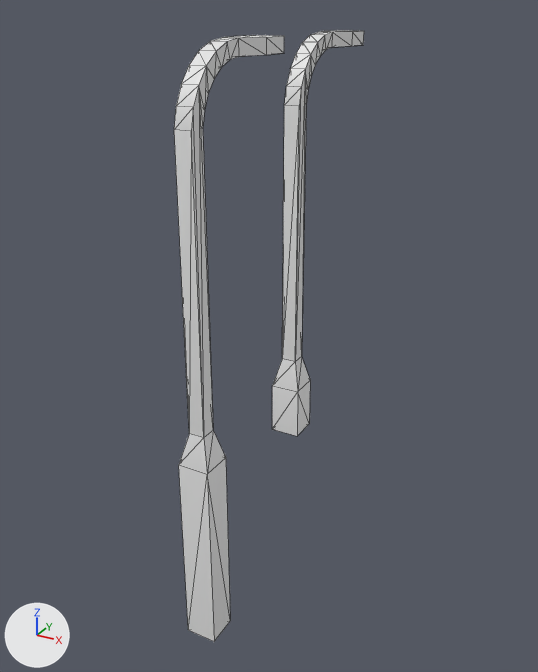
A saved change to the glTF model assets/models/streetlight.glb.
The view is the same before and after, from a camera (50 mm lens) standing at (3.47, -5.0, 2.26) and looking at (-0.06, 1.43, -0.95). Arrows for +X, +Y and +Z are at lower left; the lights stay in place. The older version comes first. Mesh edges are drawn as thin lines. Vertices at exactly the same position are counted once.

The older version as bpy lines, for what is in view:
```python
me_light_curved = bpy.data.meshes.new('light-curved')
me_light_curved.from_pydata(...)  # 48 vertices, 92 faces; spans x -0.16..0.16, y -0.16..1.3, z -2.27..2.05
me_light_curved_001 = bpy.data.meshes.new('light-curved.001')
me_light_curved_001.from_pydata(...)  # 48 vertices, 92 faces; spans x -0.16..0.16, y -0.16..1.3, z -3.75..2.05
# before: 40 (-0.16, 0.16, -3.75), 42 (-0.16, -0.16, -3.75) at pixel (188, 629), 45 (0.16, 0.16, -3.75) at pixel (230, 620), 47 (0.16, -0.16, -3.75) at pixel (214, 641)
ob_streetlightdynamic = bpy.data.objects.new('streetlightDynamic', me_light_curved)
ob_streetlightdynamic.location = (0.0, 1.86, 0.0)
ob_streetlightstatic = bpy.data.objects.new('streetlightStatic', me_light_curved_001)
ob_streetlightstatic.location = (0.0, 0.0, 0.0)
```
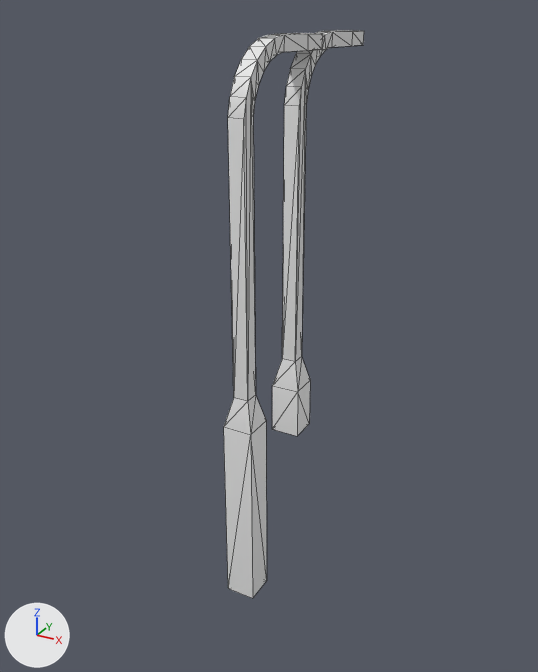
What the commit changed:
me_light_curved_001 is used by ob_streetlightstatic; location (0.0, 0.0, 0.0).
me_light_curved_001 had 48 vertices, 92 faces and spanned x -0.16..0.16, y -0.16..1.3, z -3.75..2.05.
me_light_curved_001 now has 48 vertices, 92 faces and spans x -0.16..0.16, y -0.16..1.3, z -3.83..2.05.
Part 1, on me_light_curved_001:
Vertices 40, 42, 45, 47 of me_light_curved_001 move by (0.0, 0.0, -0.08).
Object 'streetlightStatic' (ob_streetlightstatic) moves from (0.0, 0.0, 0.0) to (0.0, 0.8, 0.0).

Location of each change, [x1, y1, x2, y2] in pixels of the pictures (538 x 672 px; the box of a moved part takes in the faces that stretch with it):
'streetlightStatic', reshaped, moved (10% narrower, 7% shorter)
    before: [174, 35, 284, 641]
    after: [224, 33, 323, 598]
part 1 of me_light_curved_001, moved or reshaped
    before: [179, 458, 230, 641]
    after: [224, 422, 267, 598]
